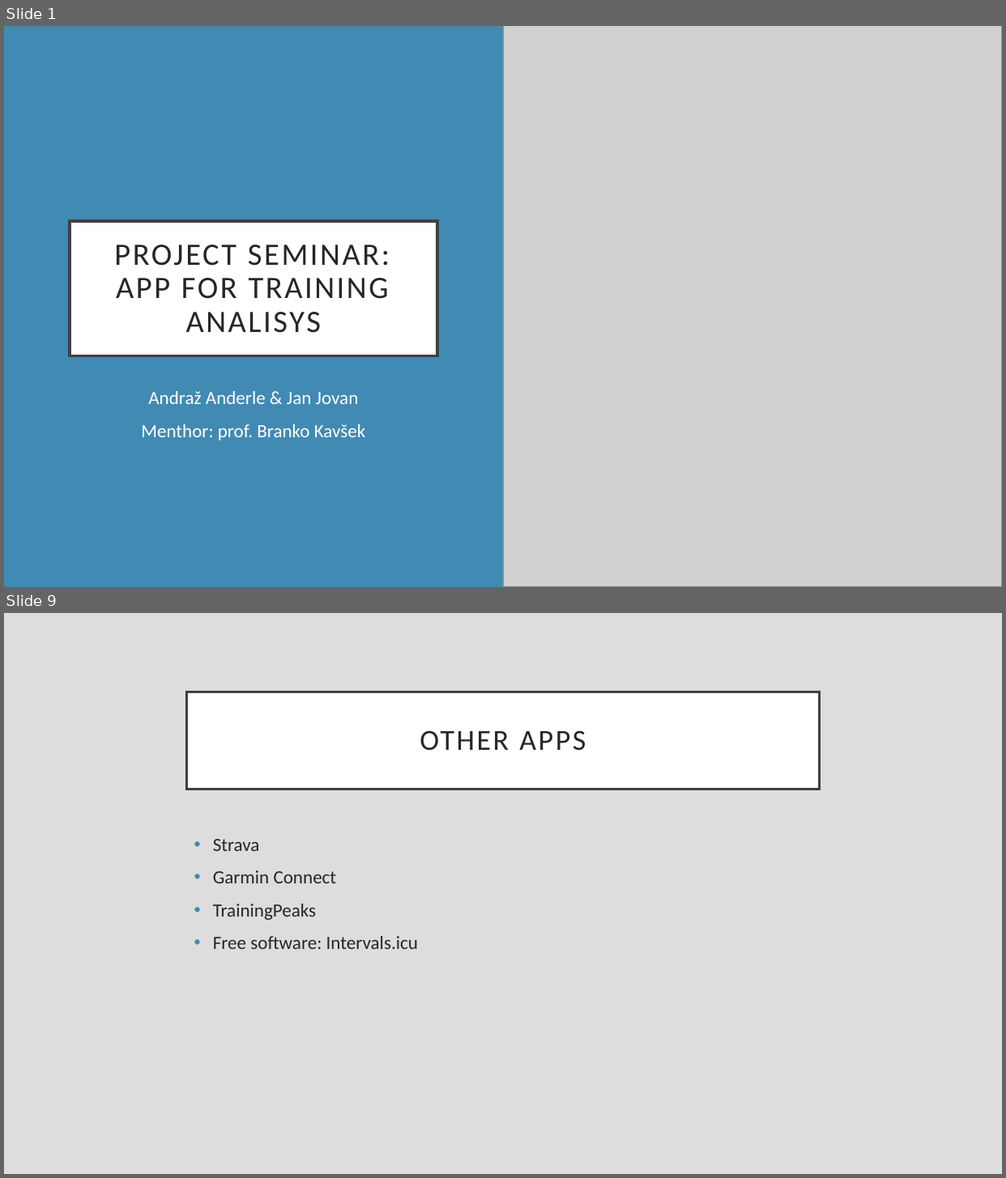
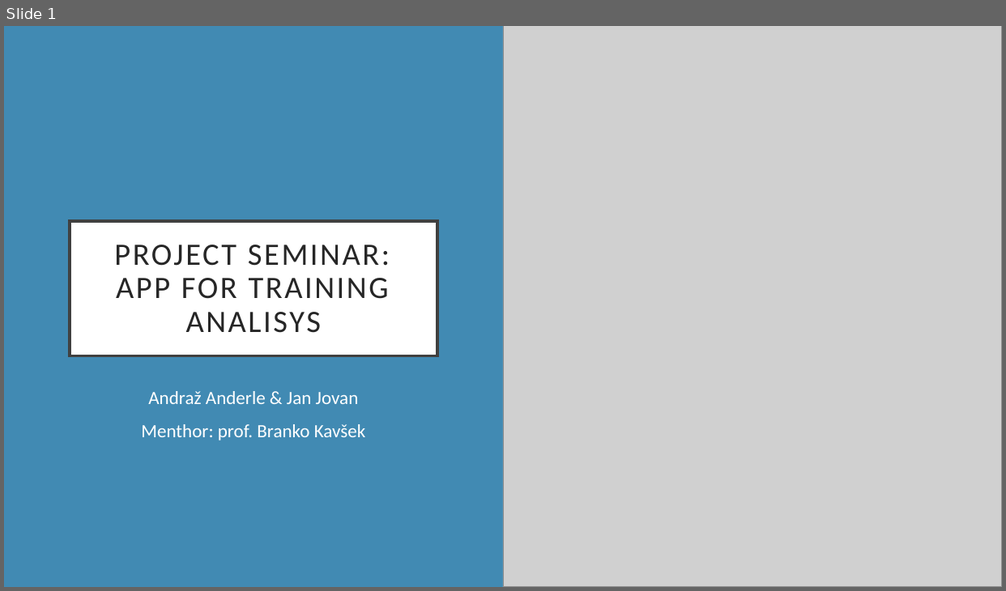
Before and after one commit to reddiamond1234/app-for-training-analisys, a slide deck: ProjectPresentation.pptx. Shown one above the other, each under a label of ours: slides 1 and 9 before the commit, slide 1 after it; the slides between them are not shown. The pictures are 1006x1178 and 1006x591 pixels, drawn with LibreOffice and Linux fonts; fonts in the diff are those of the drawing; grey boxes stand for pictures. Boxes give left, top, right and bottom in pixels: in the first picture for what was removed or moved away, otherwise in the second. Text is boxed around its words. In the diff, an @@ line names an element or a change of style, - is before the commit and + after.

```diff
--- a/ProjectPresentation.pptx
+++ b/ProjectPresentation.pptx
@@ slide 9 removed at box(4, 613, 1002, 1174), background #DDDDDD @@
@@ title removed at box(187, 692, 819, 789) @@
-OTHER APPS
@@ text removed at box(213, 839, 418, 949) @@
-• Strava
-• Garmin Connect
-• TrainingPeaks
-• Free software: Intervals.icu
```
Also in this commit, not shown: 6 slides changed, 4 slides added, 2 other slides removed, 2 other files.
